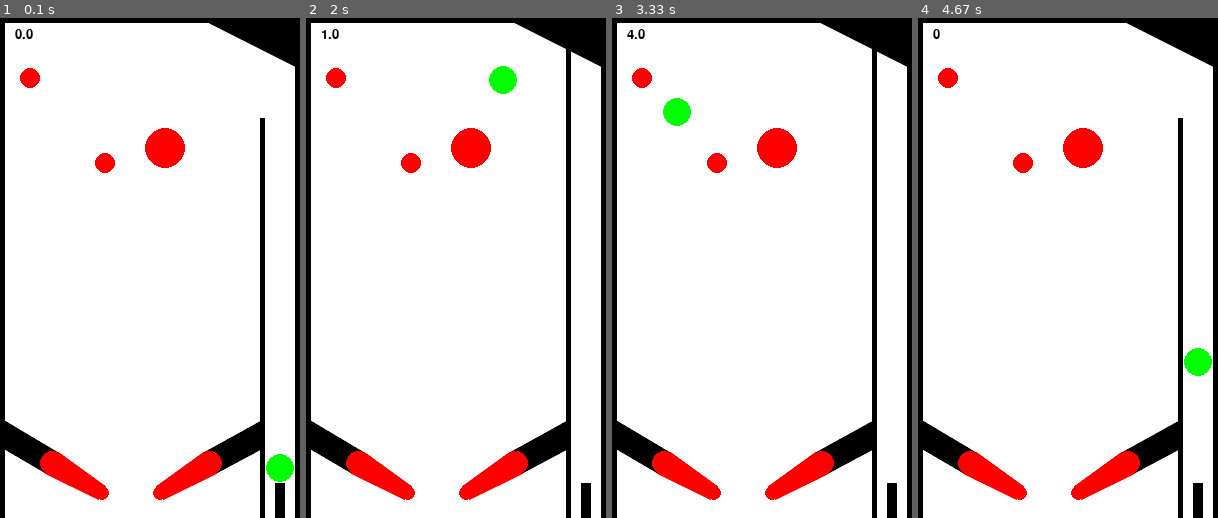
Above: before the commit, frames 1-4 (left to right).
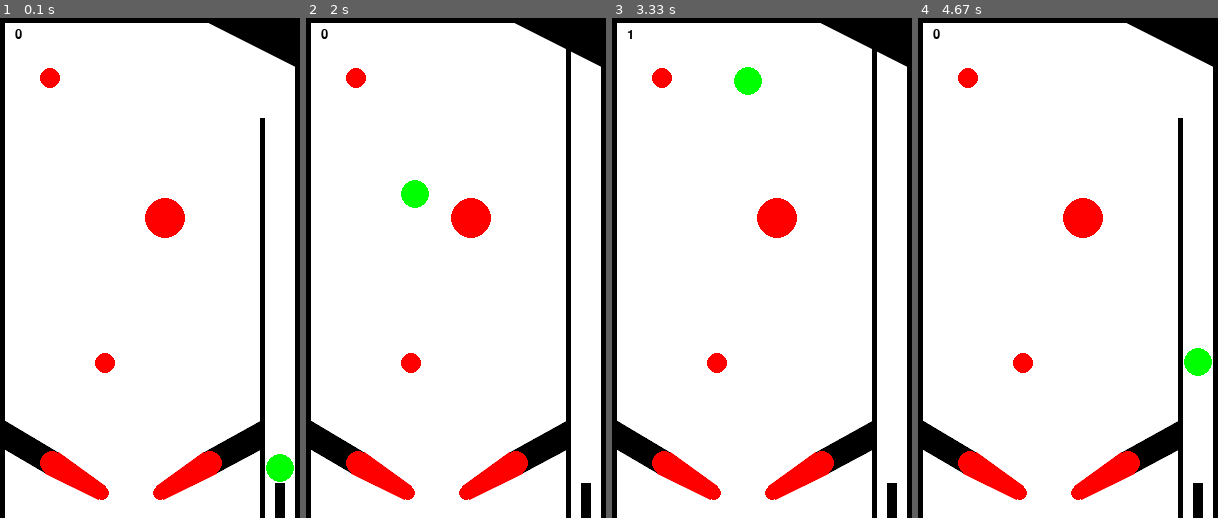
Above: after the commit, the same moments.

Repository: leordsong/pygame-pinball
Game: pygame game, started from pinball/__main__.py
Two runs of this game, one before a commit and one after it. Both use one fixed random seed, a clock stepped at 60 frames per second and the inputs below.
Inputs:
- Up to frame 1 (0.1 s): no input
- Up to frame 2 (2 s): tap Space at 0.33 s; tap Z at 0.67 s
- Up to frame 3 (3.33 s): hold M 2-2.47 s; tap Space at 2.07, 2.37, 3.07 s
- Up to frame 4 (4.67 s): tap Space at 3.37, 3.63, 3.97, 4.27, 4.4 s; hold F5 from 4.33 s (still down)

The runs differ from the first frame. In frame 1, 2.5% of the frame differs, in the area x 6-62%, y 2-71%; in frame 2, 3.3%, in the area x 5-71%, y 2-71%; in frame 3, 3.3%; in frame 4, 2.5%.

Commit message:
Add training

Diff:
--- a/engine/Entity.py
+++ b/engine/Entity.py
@@ -8,6 +8,8 @@
 
 
 class Entity(pygame.sprite.Sprite):
+
+    max_speed = 700
 
     def __init__(self, shape: Shape, material: Material, mass: int, velocity: np.ndarray = None,
                  force: np.ndarray = None, name="None"):
@@ -36,6 +38,9 @@
         position = self.transform.position + self.velocity * delta_time + acc * delta_time ** 2 / 2
         self._prev_velocity = self.velocity
         self.velocity = self.velocity + acc * delta_time
+        speed = np.linalg.norm(self.velocity)
+        if speed > self.max_speed:
+            self.velocity = self.velocity * (self.max_speed / speed)
         self.transform.update(position)
         self.shape.update()
 
--- a/engine/Game.py
+++ b/engine/Game.py
@@ -1,23 +1,20 @@
-from typing import List, Tuple
+from typing import Tuple
 
 import numpy as np
 import pygame
 
-from engine.InputEngine import Listener
 from utils import is_color_tuple
 
 
 class Game:
 
-    def __init__(self, name: str, width: int, height: int, listener: Listener, background: Tuple[int, int, int, int]):
+    def __init__(self, name: str, width: int, height: int, background: Tuple[int, int, int, int]):
         assert type(name) is str
         self.name = name
         assert type(width) is int
         self.width = width
         assert type(height) is int
         self.height = height
-        assert isinstance(listener, Listener)
-        self.listener = listener
         self.background = is_color_tuple(background)
 
         self.score = 0.0
@@ -34,13 +31,19 @@
 
     def get_grey_screen(self):
         rgb = pygame.surfarray.array3d(self.screen).astype(np.float)
-        return np.dot(rgb[..., :3], [0.299, 0.587, 0.114])
+        return rgb / 255
 
     def init(self):
         raise NotImplementedError("This method needs to be implemented")
 
-    def handle_actions(self, actions: List[str]):
+    def handle_actions(self):
         raise NotImplementedError("This method needs to be implemented")
+
+    def update(self):
+        t = pygame.time.get_ticks()
+        delta_time = 0.0 if self.last_time is 0 else (t - self.last_time) / 1000
+        self.last_time = t
+        self.step(delta_time)
 
     def step(self, delta_time):
         raise NotImplementedError("This method needs to be implemented")
@@ -68,11 +71,8 @@
         self._setup()
         self.init()
         while True:
-            t = pygame.time.get_ticks()
-            delta_time = 0.0 if self.last_time is 0 else (t - self.last_time) / 1000
-            self.last_time = t
-            self.handle_actions(self.listener.yield_events(self))
-            self.step(delta_time)
+            self.handle_actions()
+            self.update()
             self.render()
             if self.needs_update_frame():
                 self.update_frame()
--- a/engine/InputEngine.py
+++ /dev/null
@@ -1,7 +0,0 @@
-from typing import List
-
-
-class Listener:
-
-    def yield_events(self, game) -> List[str]:
-        raise NotImplementedError("This method needs to be implemented")
--- a/engine/__init__.py
+++ b/engine/__init__.py
@@ -3,5 +3,4 @@
 from engine.Entity import Entity
 from engine.PhysicsEngine import Contact
 from engine.PhysicsEngine import get_contacts
-from engine.InputEngine import Listener
 from engine.Game import Game
--- a/pinball/Listener.py
+++ /dev/null
@@ -1,45 +0,0 @@
-from enum import Enum
-from typing import List
-
-import pygame
-from pygame.locals import *
-
-from engine.InputEngine import Listener
-
-
-class Events(Enum):
-    QUIT = "QUIt",
-    RESTART = "RESTART",
-    LAUNCH = "LAUNCH",
-    PRESS_LEFT = "PRESS_LEFT",
-    RELEASE_LEFT = "RELEASE_LEFT",
-    PRESS_RIGHT = "PRESS_RIGHT",
-    RELEASE_RIGHT = "RELEASE_RIGHT"
-
-
-class KeyBoardListener(Listener):
-
-    def yield_events(self, game) -> List[str]:
-        events = []
-        for event in pygame.event.get():
-            if event.type == QUIT:
-                events.append(Events.QUIT.value)
-            if event.type == KEYDOWN:
-                if event.key == K_F5:
-                    events.append(Events.RESTART.value)
-
-            if event.type == KEYDOWN:
-                if event.key == K_z:
-                    events.append(Events.PRESS_LEFT.value)
-                if event.key == K_m:
-                    events.append(Events.PRESS_RIGHT.value)
-                if event.key == K_SPACE:
-                    events.append(Events.LAUNCH.value)
-
-            if event.type == KEYUP:
-                if event.key == K_z:
-                    events.append(Events.RELEASE_LEFT.value)
-                if event.key == K_m:
-                    events.append(Events.RELEASE_RIGHT.value)
-
-        return events
--- a/pinball/__main__.py
+++ b/pinball/__main__.py
@@ -3,13 +3,13 @@
 
 import numpy as np
 import pygame
+from pygame.locals import *
 from pygame.color import THECOLORS
 import math
 
 from engine import Game, Material, Transform
 from engine import Entity, get_contacts
 from engine.shapes import Rectangle, ConvexPolygon
-from pinball.Listener import KeyBoardListener, Events
 from pinball.Valve import Valve
 from pinball.Ball import Ball
 from pinball.Bumper import Bumper
@@ -31,7 +31,7 @@
     bumpers: List[Bumper] = []
 
     def __init__(self):
-        super().__init__('Pinball', 300, 500, KeyBoardListener(), THECOLORS['white'])
+        super().__init__('Pinball', 300, 500, THECOLORS['white'])
 
     def init(self):
         self.text_font = pygame.font.Font('freesansbold.ttf', 13)
@@ -67,9 +67,9 @@
 
         bumper_material = Material(THECOLORS['red'], restitution=1.2)
         self.bumpers = [
-            Bumper(np.array([30, 60]), material=bumper_material, name="Bumper1"),
-            Bumper(np.array([105, 145]), material=bumper_material, name="Bumper2"),
-            Bumper(np.array([165, 130]), r=20.0, material=bumper_material, name="Bumper3"),
+            Bumper(np.array([50, 60]), material=bumper_material, name="Bumper1"),
+            Bumper(np.array([105, 345]), material=bumper_material, name="Bumper2"),
+            Bumper(np.array([165, 200]), r=20.0, material=bumper_material, name="Bumper3"),
         ]
 
         flipper_material = Material(THECOLORS['red'])
@@ -79,23 +79,28 @@
                                      np.array([self.width - 140, self.height - 25]), math.pi / 4,
                                      flipper_material, 'RightFlipper', left=False)
 
-    def handle_actions(self, actions: List[str]):
-        for event in actions:
-            if event == Events.QUIT.value:
+    def handle_actions(self):
+        for event in pygame.event.get():
+            if event.type == QUIT:
                 pygame.quit()
                 sys.exit()
-            if event == Events.RESTART.value:
-                self.reset()
-            if event == Events.PRESS_LEFT.value:
-                self.left_flipper.rotate(True)
-            if event == Events.RELEASE_LEFT.value:
-                self.left_flipper.rotate(False)
-            if event == Events.PRESS_RIGHT.value:
-                self.right_flipper.rotate(True)
-            if event == Events.RELEASE_RIGHT.value:
-                self.right_flipper.rotate(False)
-            if event == Events.LAUNCH.value:
-                self.ball.launch()
+            if event.type == KEYDOWN:
+                if event.key == K_F5:
+                    self.reset()
+
+            if event.type == KEYDOWN:
+                if event.key == K_z:
+                    self.left_flipper.rotate(True)
+                if event.key == K_m:
+                    self.right_flipper.rotate(True)
+                if event.key == K_SPACE:
+                    self.ball.launch()
+
+            if event.type == KEYUP:
+                if event.key == K_z:
+                    self.left_flipper.rotate(False)
+                if event.key == K_m:
+                    self.right_flipper.rotate(False)
 
     def step(self, delta_time):
         if self.game_over:
@@ -132,7 +137,7 @@
         self.left_flipper.draw(self.screen)
         self.right_flipper.draw(self.screen)
 
-        score_text = self.text_font.render(str(self.score), True, THECOLORS['black'])
+        score_text = self.text_font.render(str(int(self.score)), True, THECOLORS['black'])
         self.screen.blit(score_text, (15, 10))
         if self.game_over:
             game_over_text = self.text_font2.render("Game Over", True, THECOLORS['black'])
@@ -154,10 +159,6 @@
         self.left_flipper.reset()
         self.right_flipper.reset()
         self.valve.reset()
-        for w in self.walls:
-            w.reset()
-        for w in self.bumpers:
-            w.reset()
 
 
 if __name__ == '__main__':
--- a/rl/DQNAgent.py
+++ b/rl/DQNAgent.py
@@ -1,37 +1,47 @@
+import random
+import collections
+
+import numpy as np
+from tensorflow.keras.models import Sequential
+from tensorflow.keras.layers import Dense, Conv2D, Flatten
 from tensorflow.keras.optimizers import Adam
-from tensorflow.keras.models import Sequential
-from tensorflow.keras.layers import Dense, Convolution2D, Flatten
-import random
-import numpy as np
-import collections
 
 
 class DQNAgent:
 
     def __init__(self):
+        self.model = None
         self.reward = 0
+        self.learning_rate = 0.0005
+        self.max_steps = 60 * 60 * 5  # play at least 5 minutes for each episode
+
+        # Q learning hyperparameters
         self.gamma = 0.9
-        self.short_memory = np.array([])
-        self.agent_target = 1
-        self.agent_predict = 0
-        self.learning_rate = 0.0005
-        self.epsilon = 1
-        self.episodes = 100
-        self.actual = []
+
+        # Exploration hyperparameters for epsilon greedy strategy
+        self.explore_start = 1.0  # exploration probability at start
+        self.explore_stop = 0.01  # minimum exploration probability
+        self.decay_rate = 0.0001  # exponential decay rate for exploration prob
+        self.epsilon = 0
+
+        # Memory hyperparameters
+        self.short_memory = collections.deque(maxlen=4)
         self.memory = collections.deque(maxlen=2500)
-        self.model = self.network()
 
-    def network(self):
+    def network(self, width, height, action_size):
         model = Sequential()
-        model.add(Convolution2D(16, 8, 8, activation='relu', input_dim=(300, 400)))
-        model.add(Convolution2D(16, 4, 4, activation='relu', input_dim=(300, 400)))
+        model.add(Conv2D(16, 8, strides=[8, 8], activation='relu', input_shape=(width, height, 3)))
+        model.add(Conv2D(16, 4, strides=[4, 4], activation='relu'))
         model.add(Flatten())
         model.add(Dense(100, activation='relu'))
         model.add(Dense(50, activation='relu'))
-        model.add(Dense(50, output_dim=3, activation='softmax'))
+        model.add(Dense(action_size, activation='softmax'))
         opt = Adam(self.learning_rate)
         model.compile(loss='mse', optimizer=opt)
-        return model
+        self.model = model
+
+    def adjust_epsilon(self, step):
+        self.epsilon = self.explore_stop + (self.explore_start - self.explore_stop) * np.exp(-self.decay_rate * step)
 
     def set_reward(self, points, game_over):
         self.reward = -10 if game_over else points
@@ -41,25 +51,35 @@
         self.memory.append((state, action, reward, next_state, done))
 
     def predict(self, state):
-        return self.model.predict(state)
+        train_state = np.array([state])
+        return self.model.predict(train_state)
 
-    def replay_new(self, memory, batch_size):
+    def reset(self):
+        # reset stack
+        self.short_memory.clear()
+        self.reward = 0
+
+    def train(self, memory, batch_size):
         if len(memory) > batch_size:
             minibatch = random.sample(memory, batch_size)
         else:
             minibatch = memory
+
         for state, action, reward, next_state, done in minibatch:
+            next_state_array = np.array([next_state])
+            state_array = np.array([state])
             target = reward
             if not done:
-                target = reward + self.gamma * np.amax(self.model.predict(np.array([next_state]))[0])
-            target_f = self.model.predict(np.array([state]))
-            target_f[0][np.argmax(action)] = target
-            self.model.fit(np.array([state]), target_f, epochs=1, verbose=0)
+                target = reward + self.gamma * np.amax(self.model.predict(next_state_array)[0])
+            target_f = self.model.predict(state_array)
+            target_f[0][action] = target
+            self.model.fit(state_array, target_f, epochs=1, verbose=0)
 
     def train_short_memory(self, state, action, reward, next_state, done):
         target = reward
-        if not done:
-            target = reward + self.gamma * np.amax(self.model.predict(next_state.reshape((1, 11)))[0])
-        target_f = self.model.predict(state.reshape((1, 11)))
+        train_state = np.array([next_state]).reshape([1, 300, 500, 1])
+        # if not done:
+        #     target = reward + self.gamma * np.amax(self.model.predict(train_state)[0])
+        target_f = self.model.predict(train_state)
         target_f[0][np.argmax(action)] = target
-        self.model.fit(state.reshape((1, 11)), target_f, epochs=1, verbose=0)
+        self.model.fit(train_state, target_f, epochs=1, verbose=0)
--- a/rl/DQNListener.py
+++ /dev/null
@@ -1,55 +0,0 @@
-from typing import List
-
-import numpy as np
-
-from engine.InputEngine import Listener
-from pinball.Listener import Events
-from rl.DQNAgent import DQNAgent
-
-
-class DQNListener(Listener):
-
-    prev_action = [0, 0, 0]
-    action = [0, 0, 0]  # do nothing
-
-    counters = 0
-    frames = 0
-    batch_size = 500
-
-    def __init__(self, agent: DQNAgent, skip: int):
-        self.agent = agent
-        self.skip = skip
-
-    def yield_events(self, game) -> List[str]:
-        events = []
-        if self.counters > self.agent.episodes:
-            events.append(Events.QUIT.value)
-            return events
-        if game.is_game_over():
-            self.counters = self.counters + 1
-            self.frames = 0
-            events.append(Events.RESTART.value)
-            self.agent.replay_new(self.agent.memory)
-            return events
-        if self.frames < self.skip:
-            self.action = np.array([0, 0, 0])
-        else:
-            prediction = self.agent.predict(game.get_grey_screen())
-            self.action = np.argmax(prediction[0])
-        if self.action[0] == 1:
-            if self.action[0] == 0:
-                events.append(Events.PRESS_LEFT)
-        if self.action[0] == 0:
-            if self.action[0] == 1:
-                events.append(Events.RELEASE_LEFT)
-        if self.action[1] == 1:
-            if self.action[1] == 0:
-                events.append(Events.PRESS_RIGHT)
-        if self.action[1] == 0:
-            if self.action[1] == 1:
-                events.append(Events.RELEASE_RIGHT)
-        if self.action[2] == 0:
-            events.append(Events.LAUNCH)
-        self.prev_action = self.action
-        self.frames = self.frames + 1
-        return events
--- a/rl/__main__.py
+++ b/rl/__main__.py
@@ -1,16 +1,17 @@
 import sys
-from typing import List
+from random import randint
 
 import numpy as np
 import pygame
+from pygame.color import THECOLORS
 
 from pinball.__main__ import PinballGame
 from rl.DQNAgent import DQNAgent
 
 
 class RLPinballGame(PinballGame):
-    prev_action = [0, 0, 0]
-    action = [0, 0, 0]  # do nothing
+    prev_action = 0
+    action = 0  # do nothing
 
     counters = 0
     frames = 0
@@ -19,51 +20,83 @@
     train = False
     last_state = None
 
-    def __init__(self, agent: DQNAgent):
+    def __init__(self, agent: DQNAgent, train: bool, display: bool, episodes: int, batch_size: int):
         super().__init__()
         self.agent = agent
+        self.train = train
+        self.display = display
+        self.episodes = episodes
+        self.batch_size = batch_size
 
-    def handle_actions(self, actions: List[str]):
+    def handle_actions(self):
         events = []
-        if self.counters > self.agent.episodes:
+        if self.counters > self.episodes:
             pygame.quit()
             sys.exit()
         if self.is_game_over():
-            self.counters = self.counters + 1
-            self.frames = 0
             self.reset()
-            self.agent.replay_new(self.agent.memory)
-            return
+
+        if self.frames == 0:
+            self.ball.launch()
         if self.frames < self.skip:
-            self.action = np.array([0, 0, 0])
+            self.action = 0
+        else:
+            self.action = self.make_action()
+            self.left_flipper.rotate(self.action == 1)
+            self.right_flipper.rotate(self.action == 2)
+        self.prev_action = self.action
+        return events
+
+    def make_action(self):
+        self.agent.adjust_epsilon(self.frames - self.action)
+        if np.random.rand() < self.agent.epsilon:
+            return randint(0, 2)
         else:
             prediction = self.agent.predict(self.last_state)
-            self.action = np.argmax(prediction[0])
-            self.left_flipper.rotate(self.action[0] == 1)
-            self.right_flipper.rotate(self.action[1] == 1)
-            if self.action[2] == 1:
-                self.ball.launch()
-        self.prev_action = self.action
-        self.frames = self.frames + 1
-        return events
+            return np.argmax(prediction[0])
+
+    def needs_update_frame(self):
+        return self.display
+
+    def render(self):
+        super().render()
+        fps_text = self.text_font.render(str(int(self.clock.get_fps())), True, THECOLORS['white'])
+        self.screen.blit(fps_text, (self.width - 20, 10))
+
+    def reset(self):
+        super().reset()
+        self.counters = self.counters + 1
+        self.frames = 0
 
     def run(self):
         self._setup()
         self.init()
+        self.agent.network(self.width, self.height, 3)
         while True:
-            t = pygame.time.get_ticks()
-            delta_time = 0.0 if self.last_time is 0 else (t - self.last_time) / 1000
-            self.last_time = t
-            self.handle_actions(self.listener.yield_events(self))
-            self.step(delta_time)
+            self.handle_actions()
+            self.update()
             self.render()
             self.agent.set_reward(self.score, self.is_game_over())
-            if self.train:
+
+            # remember each state
+            state = None
+            if self.frames >= self.skip and self.train:
                 state = self.get_grey_screen()
-                self.agent.train_short_memory(state, self.action, self.score, self.last_state,
-                                              self.is_game_over())
-                self.agent.remember(state, self.action, self.score, self.last_state, self.is_game_over())
+                # self.agent.train_short_memory(self.last_state, self.action, self.score, state,
+                #                               self.is_game_over())
+                self.agent.remember(self.last_state, self.action, self.agent.reward, state, self.is_game_over())
                 self.last_state = state
+            self.last_state = self.get_grey_screen() if state is None else state
+
             if self.needs_update_frame():
                 self.update_frame()
+            self.frames = self.frames + 1
+            if self.is_game_over():
+                self.agent.train(self.agent.memory, self.batch_size)
             self.tick()
+
+
+if __name__ == '__main__':
+    agent1 = DQNAgent()
+    game = RLPinballGame(agent1, True, True, 10, 100)
+    game.run()
Empty file removed: pinball/__init__.py
Empty file removed: rl/__init__.py
